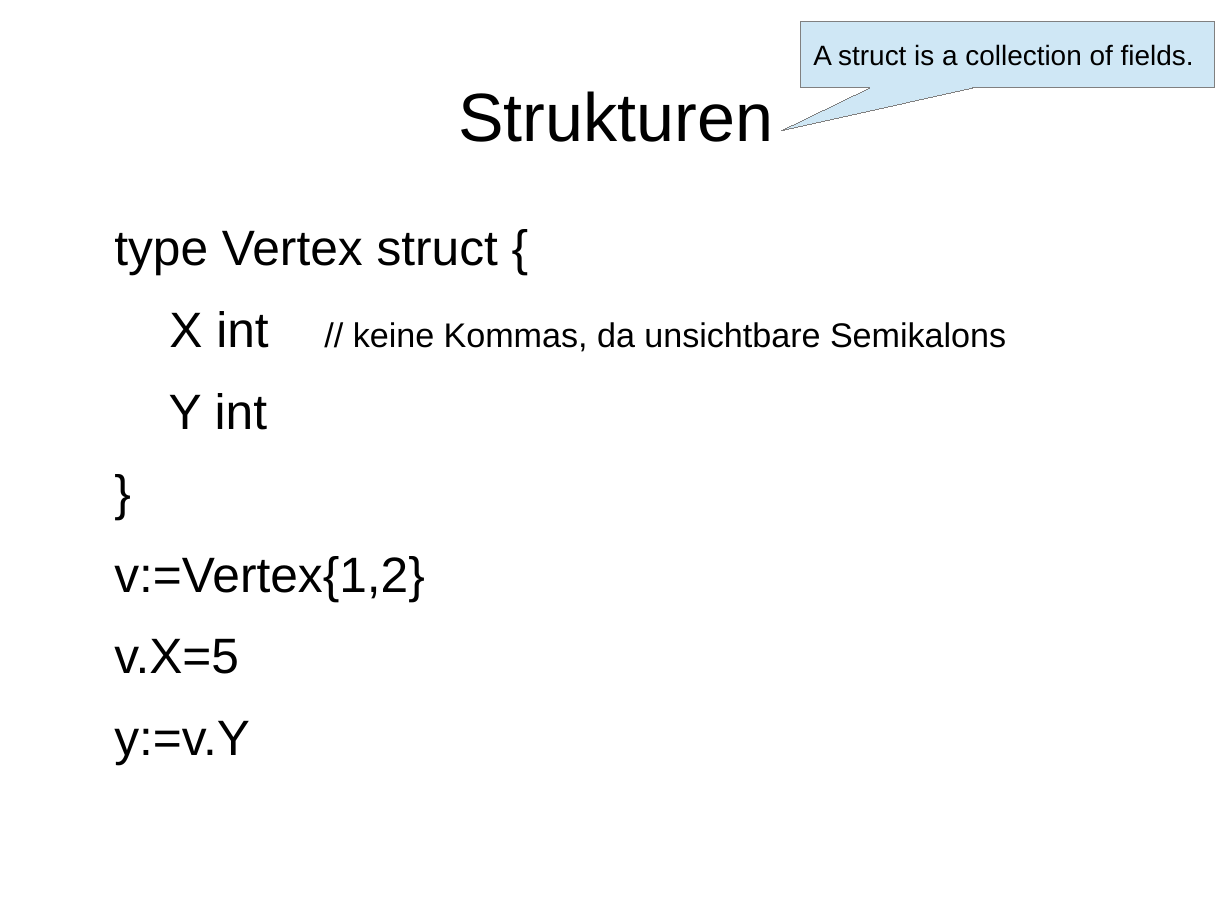
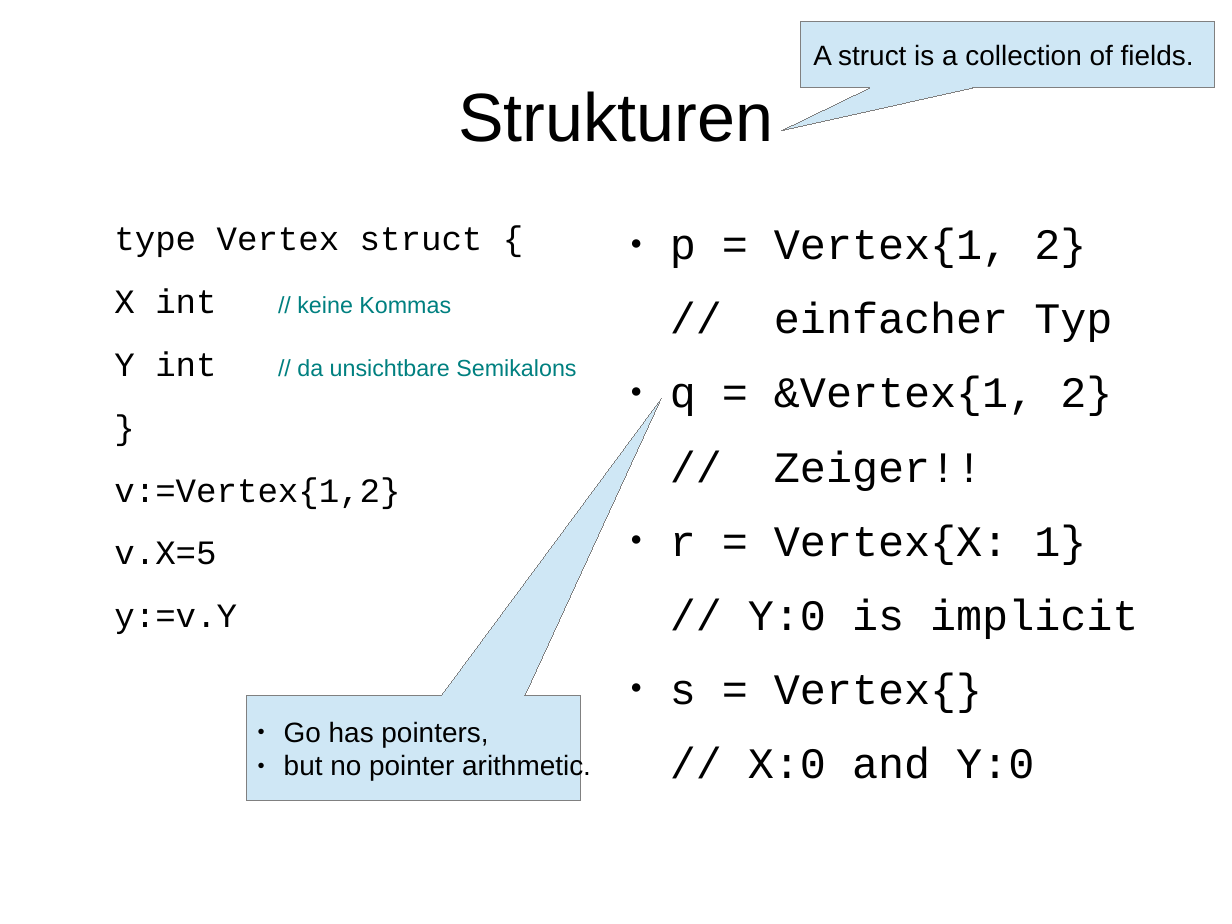
Before and after one commit to rayank77b/smallStuffs, a slide deck: slide 21 of programmierung/vortrag/golang.odp. Drawn at 1232x924 pixels with LibreOffice and Linux fonts; fonts in the diff are those of the drawing. Boxes give left, top, right and bottom in pixels: in the first picture for what was removed or moved away, otherwise in the second. Text is boxed around its words. In the diff, an @@ line names an element or a change of style, - is before the commit and + after.

```diff
--- a/programmierung/vortrag/golang.odp
+++ b/programmierung/vortrag/golang.odp
@@ text at bbox=[114, 227, 483, 634]: size 32 to 22 pt, font Arial to Courier New in "type Vertex struct {", "}", "v:=Vertex{1,2}", "v.X=5" and 1 more places @@
@@ text added at bbox=[670, 228, 1138, 779], 28 pt, text #000000 @@
+● p = Vertex{1, 2}
+// einfacher Typ
+● q = &Vertex{1, 2}
+// Zeiger!!
+● r = Vertex{X: 1}
+// Y:0 is implicit
+● s = Vertex{}
+// X:0 and Y:0
@@ text at bbox=[114, 288, 576, 377]: text changed; size 22 to 15 pt; text colour #000000 to #008080 @@
-X int // keine Kommas, da unsichtbare Semikalons
-Y int
+X int // keine Kommas
+Y int // da unsichtbare Semikalons
@@ speech box added at bbox=[246, 695, 580, 800], fill #CFE7F5, outline #808080 0 pt, 18 pt, text #000000 @@
+● Go has pointers,
+● but no pointer arithmetic.
```
Also in this commit, not shown: 2 other slides changed, 9 slides added, 2 slides removed.
